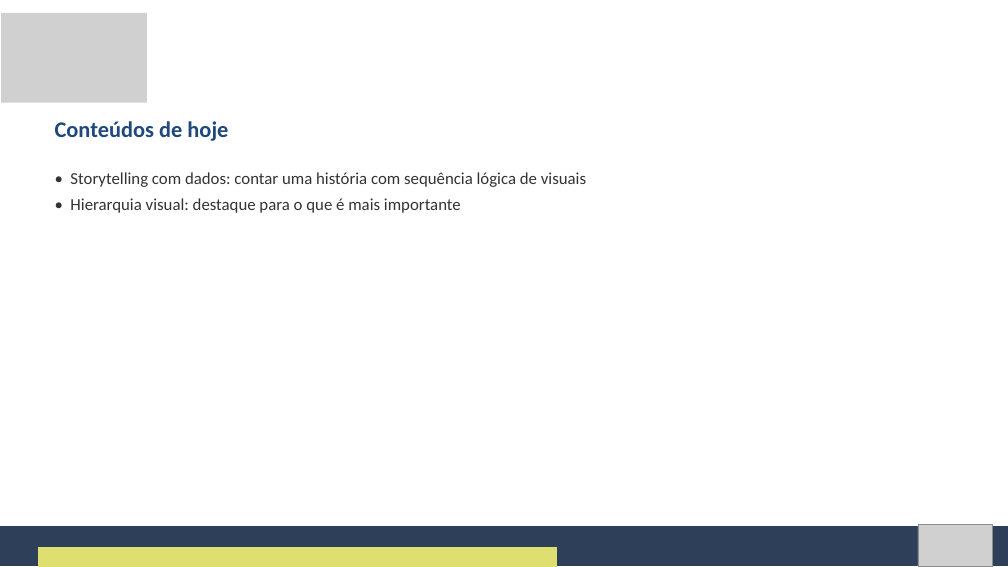
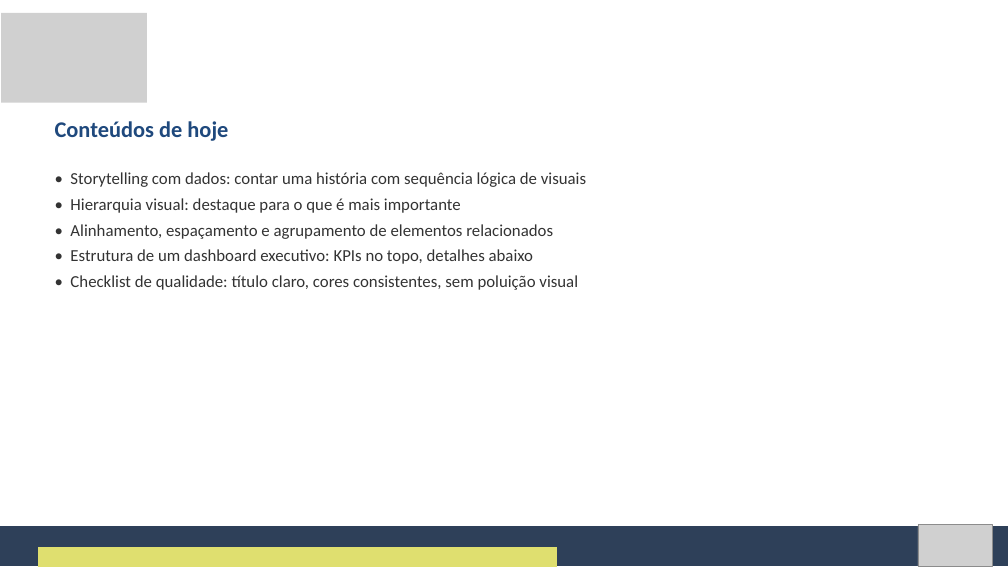
Before and after one commit to Natan20/Curso-PowerBI-Desktop-Material, a slide deck: slide 5 of Aula 11 - 28-09-2026/Aula 11 - Slides.pptx. Drawn at 1008x567 pixels with LibreOffice and Linux fonts; fonts in the diff are those of the drawing; grey boxes stand for pictures. Boxes give left, top, right and bottom in pixels: in the first picture for what was removed or moved away, otherwise in the second. Text is boxed around its words. In the diff, an @@ line names an element or a change of style, - is before the commit and + after.

```diff
--- a/Aula 11 - 28-09-2026/Aula 11 - Slides.pptx
+++ b/Aula 11 - 28-09-2026/Aula 11 - Slides.pptx
@@ text at (70, 224, 578, 290): paragraphs added @@
+• Alinhamento, espaçamento e agrupamento de elementos relacionados
+• Estrutura de um dashboard executivo: KPIs no topo, detalhes abaixo
+• Checklist de qualidade: título claro, cores consistentes, sem poluição visual
```
Also in this commit, not shown: 2 slides removed, 5 other files.
